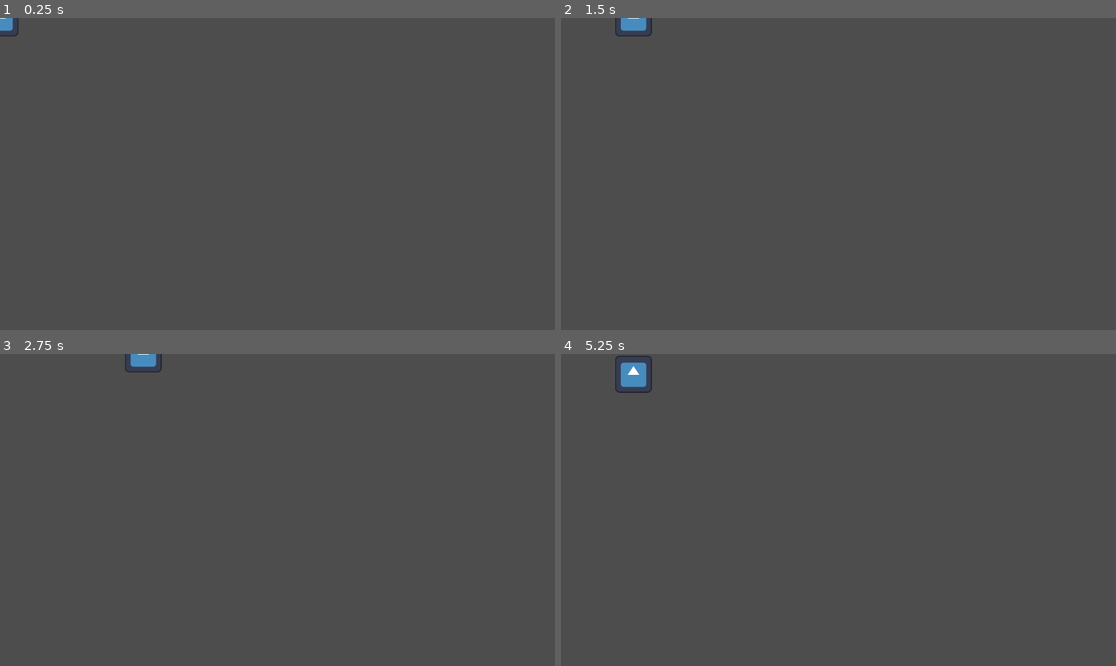
Above: before the commit, frames 1-4 (two rows, left to right).
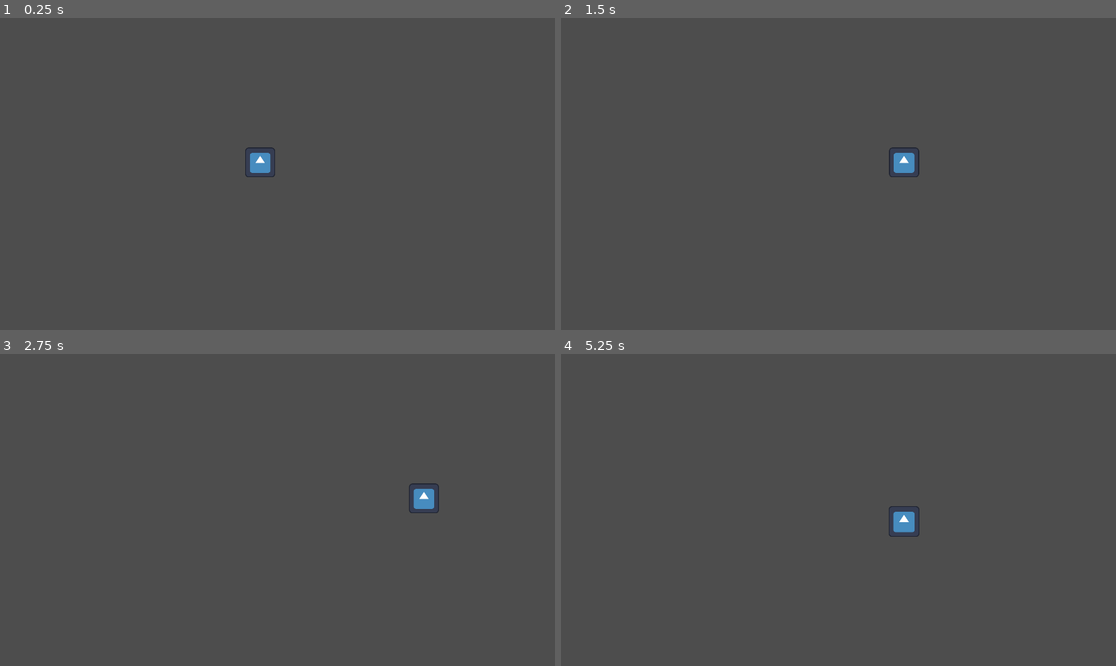
Above: after the commit, the same moments.

Repository: ManonMarchand/scientific-game-jam-25
Game: Godot game, scene res://player/player.tscn
Two runs of this game, one before a commit and one after it. Both use one fixed random seed, a clock stepped at 60 frames per second and the inputs below. This scene is started directly instead of the project's main scene. The engine's default icon, where the game draws it, is replaced by a stand-in: a white triangle on a blue panel in a dark square.
Inputs (mouse positions are in pixels of both pictures, inside the frame that each line leads up to):
- Up to frame 1 (0.25 s): no input
- Up to frame 2 (1.5 s): tap Enter at 0.5 s; move the mouse to (960, 158) at 0.52 s; hold D (move_right) 0.53-1.25 s; click (960, 158) at 0.67 s; drag from (727, 189) to (810, 236) at 1.27 s
- Up to frame 3 (2.75 s): tap Space at 2 s; move the mouse to (333, 441) at 2.02 s; hold D (move_right) from 2.03 s (still down)
- Up to frame 4 (5.25 s): release D (move_right) at 2.75 s; drag from (810, 572) to (672, 463) at 2.77 s; tap Enter at 3.5 s; move the mouse to (1005, 556) at 3.52 s; hold A (move_left) 3.53-4.25 s; drag from (672, 463) to (755, 432) at 4.27 s; tap Space at 5 s; move the mouse to (866, 510) at 5.02 s; hold S (move_down) from 5.03 s (still down); click (866, 510) at 5.17 s

The runs differ from the first frame. In frame 1, 0.4% of the frame differs, in the area x 0-50%, y 0-52%; in frame 2, 0.6%; in frame 3, 0.5%; in frame 4, 0.8%, in the area x 9-65%, y 0-59%.

Commit message:
Scale of the player

Diff:
--- a/monkey/player/player.gd
+++ b/monkey/player/player.gd
@@ -1,8 +1,11 @@
 extends Area2D
 
-@export var speed = 350  # speed (pixel/s)
+@export var speed = 400  # speed (pixel/s)
+@export var min_scale: float = 0.65
+@export var max_scale: float = 1.
 var screen_origin: Vector2
 var screen_size: Vector2
+
 
 
 # Called when the node enters the scene tree for the first time.
@@ -34,4 +37,18 @@
 	#	$AnimatedSprite2D.stop()
 
 	position += velocity * delta
-	position = position.clamp(screen_origin, screen_size)
+	# Clamp up and down
+	if position.y <= screen_origin.y:
+		position.y = screen_origin.y
+	if position.y >= screen_origin.y + screen_size.y:
+		position.y = screen_origin.y + screen_size.y
+
+	# Clamp left and right
+	if position.x <= screen_origin.x:
+		position.x = screen_origin.x
+	if position.x >= screen_origin.x + screen_size.x:
+		position.x = screen_origin.x + screen_size.x
+
+	# Compute scale
+	var y_prop = (position.y - screen_origin.y) / screen_size.y
+	scale = Vector2.ONE * (min_scale + (max_scale - min_scale) * y_prop)
--- a/monkey/player/player.tscn
+++ b/monkey/player/player.tscn
@@ -7,6 +7,7 @@
 size = Vector2(119, 120)
 
 [node name="MainCharacter" type="Area2D"]
+position = Vector2(900, 500)
 script = ExtResource("1_ddked")
 
 [node name="AnimatedSprite2D" type="Sprite2D" parent="."]
